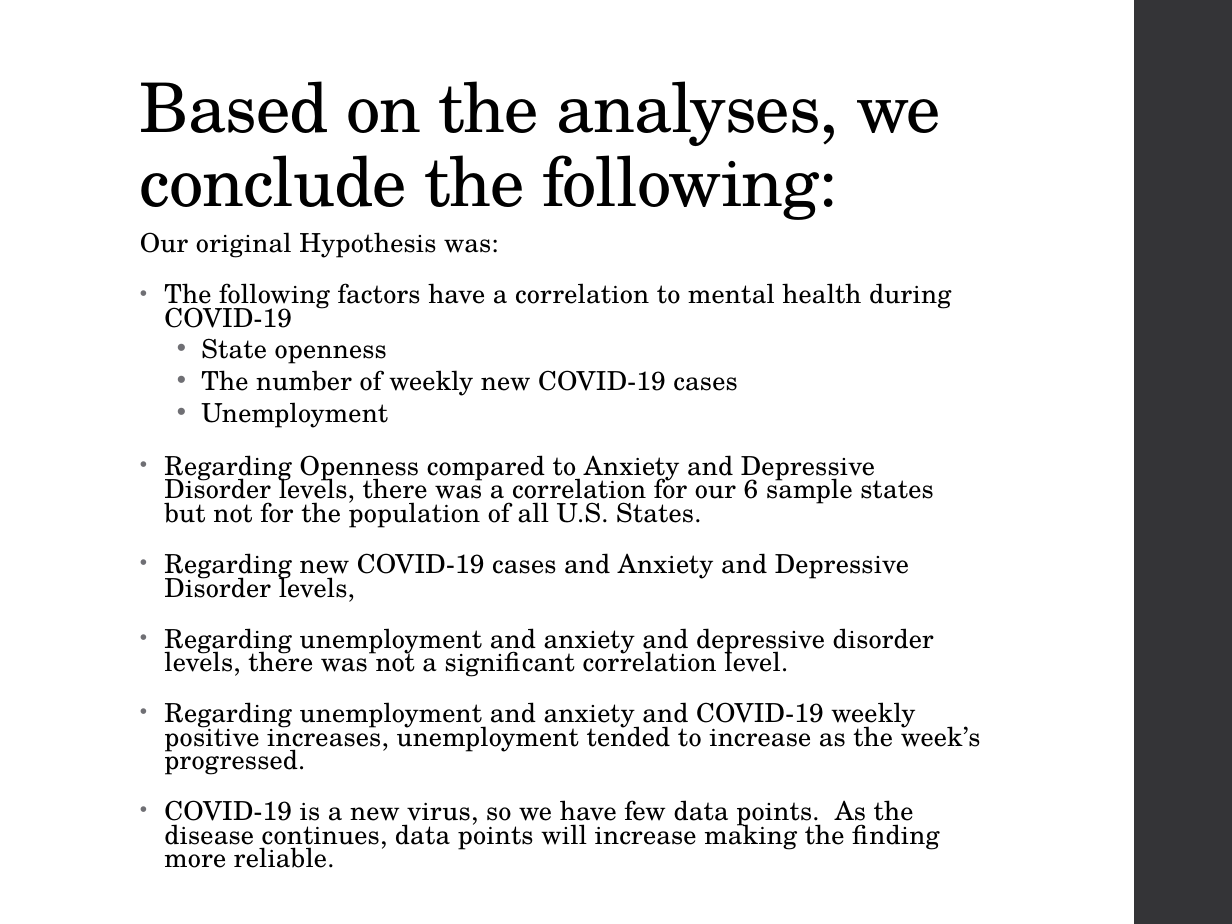
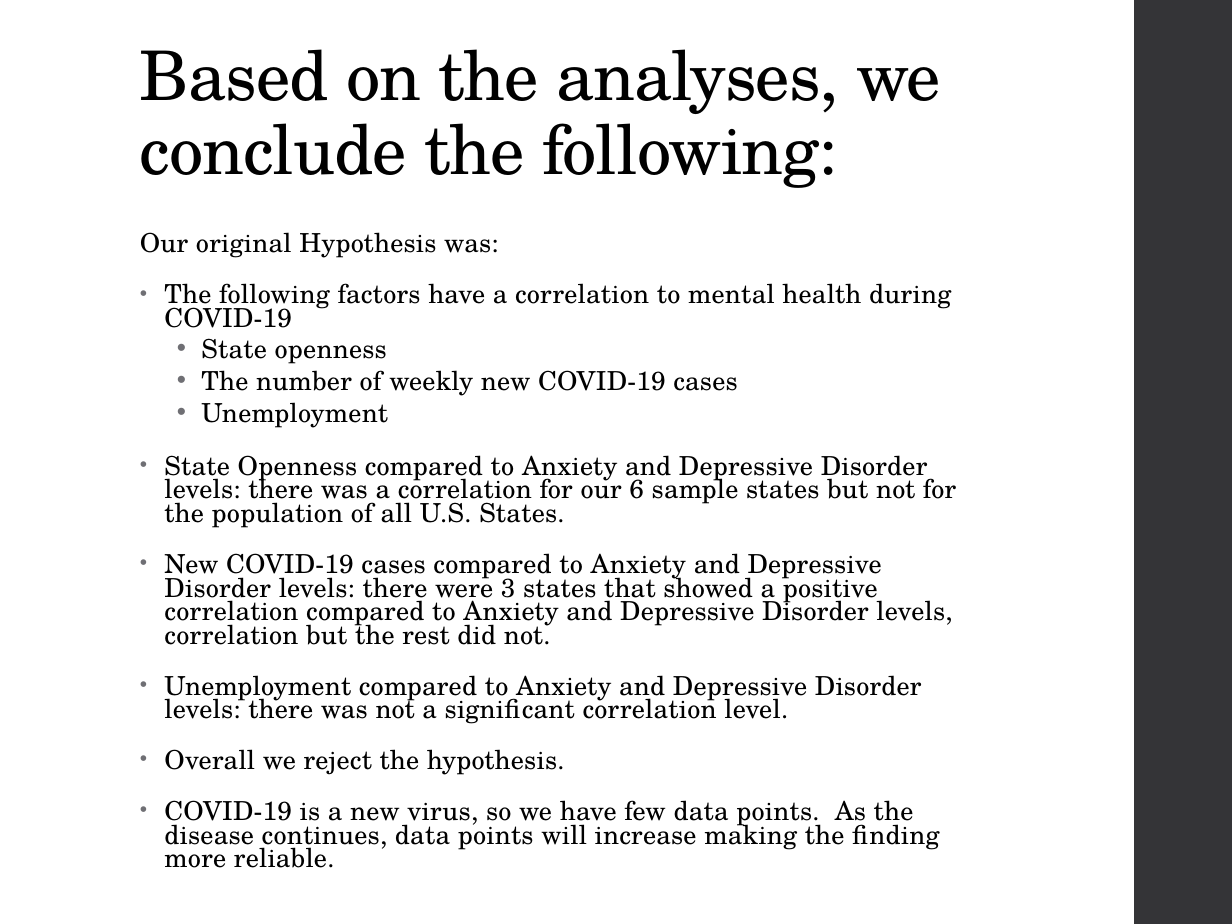
Before and after one commit to GPSHUB/COVID_HEALTH_PROJECT, a slide deck: slide 17 of Project_1_Presentation_Updated_08-25-2020_v3.pptx. Drawn at 1232x924 pixels with LibreOffice and Linux fonts; fonts in the diff are those of the drawing. Boxes give left, top, right and bottom in pixels: in the first picture for what was removed or moved away, otherwise in the second. Text is boxed around its words. In the diff, an @@ line names an element or a change of style, - is before the commit and + after.

```diff
--- a/Project_1_Presentation_Updated_08-25-2020_v3.pptx
+++ b/Project_1_Presentation_Updated_08-25-2020_v3.pptx
@@ title "Based on the analyses, we ...": place and size @@
-title "Based on the analyses, we ..." at (140,81,940,220)
+title "Based on the analyses, we ..." at (140,49,940,188)
@@ text at (164,455,956,775): text changed @@
-• Regarding Openness compared to Anxiety and Depressive Disorder levels, there was a correlation for our 6 sample states but not for the population of all U.S. States.
-• Regarding new COVID-19 cases and Anxiety and Depressive Disorder levels,
-• Regarding unemployment and anxiety and depressive disorder levels, there was not a significant correlation level.
-• Regarding unemployment and anxiety and COVID-19 weekly positive increases, unemployment tended to increase as the week’s progressed.
+• State Openness compared to Anxiety and Depressive Disorder levels: there was a correlation for our 6 sample states but not for the population of all U.S. States.
+• New COVID-19 cases compared to Anxiety and Depressive Disorder levels: there were 3 states that showed a positive correlation compared to Anxiety and Depressive Disorder levels, correlation but the rest did not.
+• Unemployment compared to Anxiety and Depressive Disorder levels: there was not a significant correlation level.
+• Overall we reject the hypothesis.
```
Also in this commit, not shown: 3 other slides changed, 1 slide removed, 1 other file.
